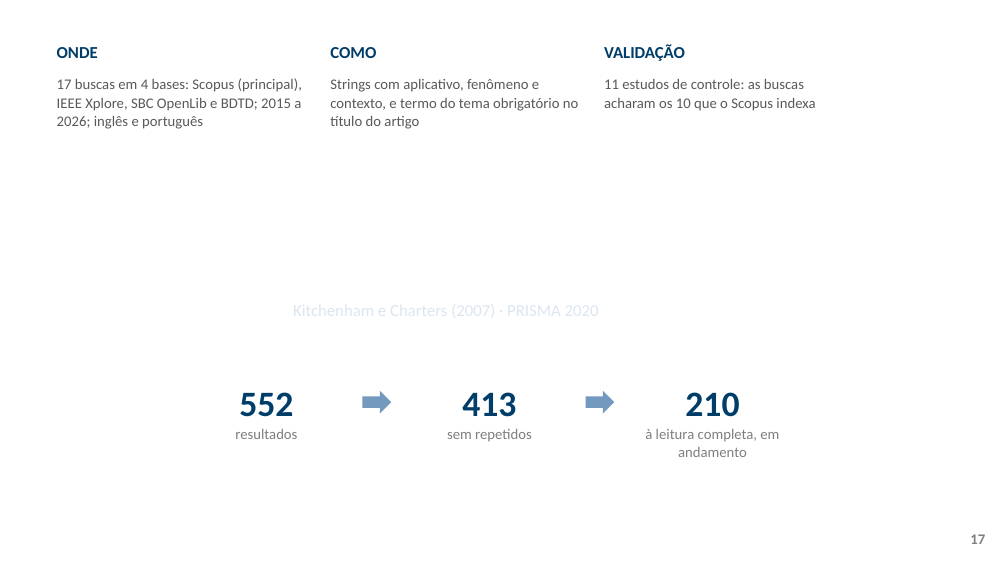
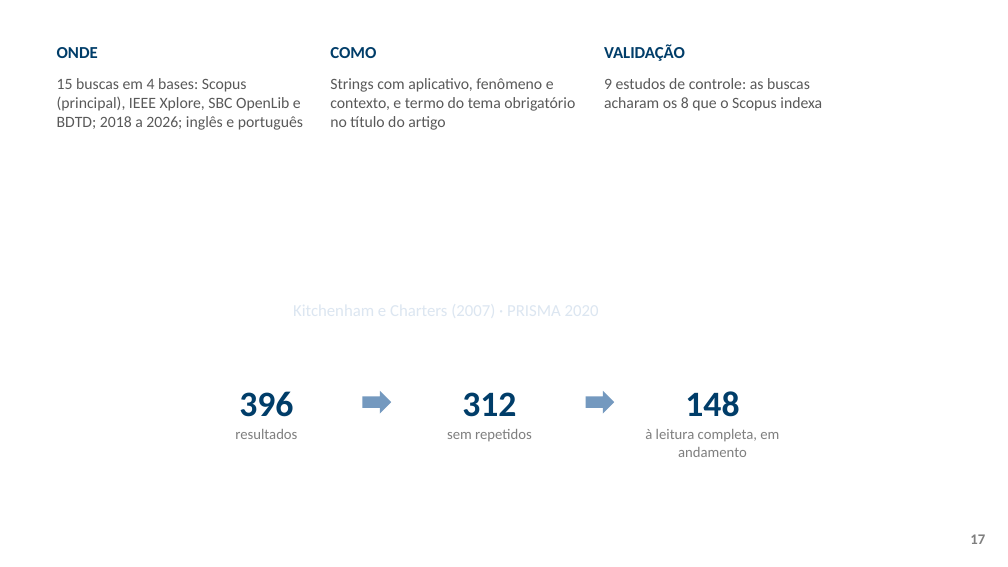
Before and after one commit to ClaudioAMF1/TCC, a slide deck: slide 17 of tcc/apresentacao/apresentacao-defesa-final.pptx. Drawn at 1008x567 pixels with LibreOffice and Linux fonts; fonts in the diff are those of the drawing; background and template pictures are left out. Boxes give left, top, right and bottom in pixels: in the first picture for what was removed or moved away, otherwise in the second. Text is boxed around its words. In the diff, an @@ line names an element or a change of style, - is before the commit and + after.

```diff
--- a/tcc/apresentacao/apresentacao-defesa-final.pptx
+++ b/tcc/apresentacao/apresentacao-defesa-final.pptx
@@ text at (x1=57, y1=78, x2=303, y2=130): text changed; size 14 to 15 pt @@
-17 buscas em 4 bases: Scopus (principal), IEEE Xplore, SBC OpenLib e BDTD; 2015 a 2026; inglês e português
+15 buscas em 4 bases: Scopus (principal), IEEE Xplore, SBC OpenLib e BDTD; 2018 a 2026; inglês e português
@@ text "Strings com aplicativo, fenômeno e ..." at (x1=330, y1=78, x2=575, y2=130): size 14 to 15 pt; line spacing 1.05 to 1 @@
@@ text at (x1=604, y1=78, x2=822, y2=111): text changed; size 14 to 15 pt @@
-11 estudos de controle: as buscas acharam os 10 que o Scopus indexa
+9 estudos de controle: as buscas acharam os 8 que o Scopus indexa
@@ text at (x1=239, y1=391, x2=293, y2=417): text changed @@
-552
+396
@@ text at (x1=462, y1=392, x2=516, y2=417): text changed @@
-413
+312
@@ text at (x1=685, y1=391, x2=739, y2=417): text changed @@
-210
+148
```
Also in this commit, not shown: 18 other slides changed, 1 slide removed, 15 other files.
